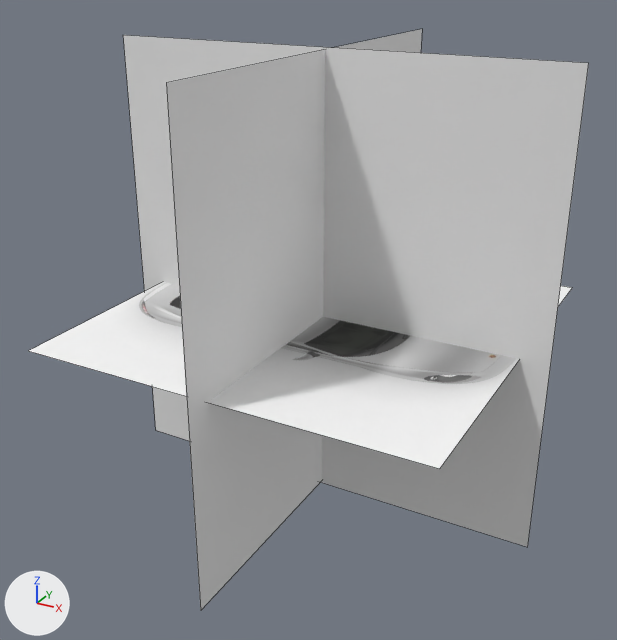
What one commit did to the Blender file Porsche paint model/Paint_tester8.blend.
Both versions are drawn from a camera (50 mm lens) standing at (0.0924, -0.1757, 0.0783) and looking at (-0.0017, -0.0045, -0.0072). The axes (+X, +Y, +Z) are drawn at lower left. The lights are the same throughout. Mesh edges are drawn as thin lines.

The older version as bpy lines, for what is in view:
```python
me_plane = bpy.data.meshes.new('Plane')
me_plane.from_pydata(...)  # 177 vertices, 150 faces; spans x -2.53..2.65, y 0.0..1.04, z -1.5..-0.11
me_plane.polygons.foreach_set('use_smooth', [True] * 150)
me_plane.materials.append(mat_material)  # white #ffffff
me_plane_001 = bpy.data.meshes.new('Plane.001')
me_plane_001.from_pydata(...)  # 4 vertices, 1 face; spans x -1.0..1.0, y -1.0..1.0, z 0.0
me_plane_001.materials.append(mat_material_002)  # picture img_3k6ybuan_jpg
me_plane_002 = bpy.data.meshes.new('Plane.002')
me_plane_002.from_pydata([(-1.0, -1.0, 0.0), (1.0, -1.0, 0.0), (-1.0, 1.0, 0.0), (1.0, 1.0, 0.0)], [], [(0, 1, 3, 2)])
me_plane_003 = bpy.data.meshes.new('Plane.003')
me_plane_003.from_pydata([(-1.0, -1.0, 0.0), (1.0, -1.0, 0.0), (-1.0, 1.0, 0.0), (1.0, 1.0, 0.0)], [], [(0, 1, 3, 2)])
ob_paint_tester = bpy.data.objects.new('Paint_tester', me_plane)
ob_paint_tester.location = (0.0, 0.0, 0.0214)
ob_paint_tester.scale = (0.0194, 0.0194, 0.0194)
_m = ob_paint_tester.modifiers.new('Mirror', 'MIRROR')
_m.use_axis = (False, True, False)
_m.use_bisect_axis = (False, True, False)
_m.use_clip = True
ob_paint_tester.hide_set(True)  # wire or fog, not drawn
ob_plane = bpy.data.objects.new('Plane', me_plane_001)
ob_plane.location = (0.0, 0.0, -0.0077)
ob_plane.scale = (0.0504, -0.0505, 0.0462)
ob_plane_001 = bpy.data.objects.new('Plane.001', me_plane_002)
ob_plane_001.location = (0.0, 0.0, 0.0)
ob_plane_001.rotation_euler = (-1.571, 0.0, 0.0)  # degrees (-90, 0, 0)
ob_plane_001.scale = (0.0573, -0.0575, 0.0573)
ob_plane_002 = bpy.data.objects.new('Plane.002', me_plane_003)
ob_plane_002.location = (0.0, 0.0, 0.0)
ob_plane_002.rotation_euler = (-1.571, 0.0, -1.571)  # degrees (-90, 0, -90)
ob_plane_002.scale = (0.0573, 0.057, 0.0573)
```
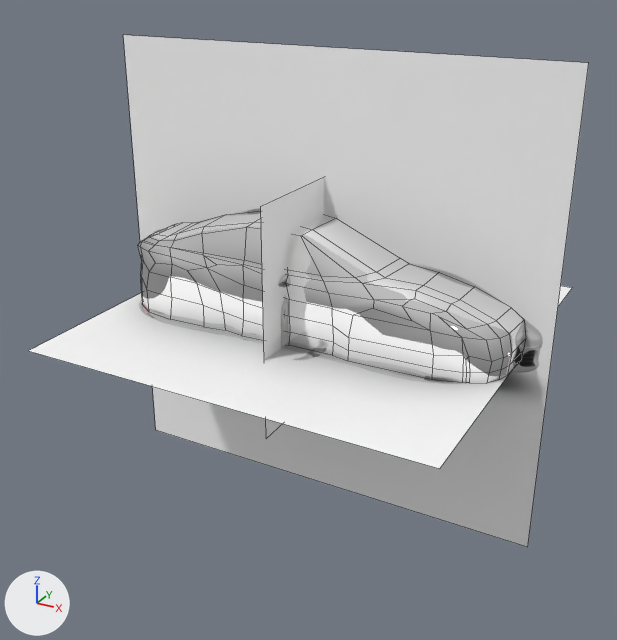
Changed parts and their boxes (x1, y1, x2, y2) in the pictures (617 x 640 px; the box of a moved part takes in the faces that stretch with it):
'Plane.001', recoloured: (123, 35, 589, 547) in both
'Plane.002', recoloured, rescaled: before (166, 29, 422, 610); after (261, 177, 324, 438)
'Paint_tester', shown: after (138, 211, 526, 383)
part 1 of me_plane, moved or reshaped (not visible before): after (140, 275, 290, 345)
part 2 of me_plane, moved or reshaped (not visible before): after (447, 304, 486, 329)
part 3 of me_plane, moved or reshaped (not visible before): after (362, 278, 459, 311)
part 4 of me_plane, moved or reshaped (not visible before): after (386, 264, 474, 300)
part 5 of me_plane, moved or reshaped (not visible before): after (440, 287, 511, 340)
part 6 of me_plane, moved or reshaped (not visible before): after (141, 223, 181, 242)

Patch to the scene script:
```diff
--- a/Porsche paint model/Paint_tester8.blend.py
+++ b/Porsche paint model/Paint_tester8.blend.py
@@ img_v97nu1dx_jpg @@
+img_v97nu1dx_jpg = load_image('v97nu1dx.jpg', 'v97nu1dx.jpg', 2000, 2000, 'sRGB')
@@ img_jqro76cs_jpg @@
+img_jqro76cs_jpg = load_image('jqro76cs.jpg', 'jqro76cs.jpg', 2000, 2000, 'sRGB')
@@ mat_material_003 @@
+mat_material_003 = principled_material('Material.003')
+mat_material_003.texture = img_v97nu1dx_jpg
@@ mat_material_004 @@
+mat_material_004 = principled_material('Material.004')
+mat_material_004.texture = img_jqro76cs_jpg
@@ me_plane @@
 me_plane.from_pydata(...)  # 177 vertices, 150 faces; spans x -2.53..2.65, y 0.0..1.04, z -1.5..-0.11
 # used by ob_paint_tester; location = (0.0, 0.0, 0.0214); scale = (0.0194, 0.0194, 0.0194)
-me_plane.vertices[11].co = (-2.3, 0.0, -0.56)
-me_plane.vertices[37].co = (-2.41, 0.0, -0.54)  # pixel (169, 219)
-me_plane.vertices[40].co = (-2.41, 0.56, -0.54)
-me_plane.vertices[101].co = (-2.3, 0.56, -0.56)
-me_plane.vertices[164].co = (-2.29, 0.0, -0.56)
-me_plane.vertices[168].co = (-2.29, 0.56, -0.56)
+# me_plane part 1: all 13 vertices in x -2.4..-0.61, y 0.0..1.04, z -1.48..-1.44 are scaled about their middle by (1, 1, 0.254), then moved by (0.0, 0.0, -0.03)
+# me_plane part 2: the 1 vertex in x 1.94, y 0.79, z -0.68 is moved by (0.0, 0.0, -0.05)
+# me_plane part 3: the 1 vertex in x 1.52, y 0.65, z -0.66 is moved by (0.0, 0.0, 0.04)
+# me_plane part 4: all 2 vertices in x 1.54..1.55, y 0.0..0.48, z -0.66 are moved by (0.0, 0.0, 0.05)
+# me_plane part 5: all 4 vertices in x 1.88..2.0, y 0.0..0.87, z -0.84..-0.76 are moved by (0.0, 0.0, 0.06)
+# me_plane part 6
+me_plane.vertices[11].co = (-2.32, 0.0, -0.6)  # pixel (175, 224)
+me_plane.vertices[37].co = (-2.35, 0.0, -0.63)  # pixel (173, 226)
+me_plane.vertices[40].co = (-2.35, 0.56, -0.63)
+me_plane.vertices[101].co = (-2.32, 0.56, -0.6)
+me_plane.vertices[164].co = (-2.28, 0.0, -0.58)  # pixel (177, 223)
+me_plane.vertices[168].co = (-2.28, 0.56, -0.58)
 me_plane.materials.append(mat_material)
@@ me_plane_002 @@
 me_plane_002.from_pydata(...)  # 4 vertices, 1 face; spans x -1.0..1.0, y -1.0..1.0, z 0.0
+me_plane_002.materials.append(mat_material_004)  # picture img_jqro76cs_jpg
@@ me_plane_003 @@
 me_plane_003.from_pydata(...)  # 4 vertices, 1 face; spans x -1.0..1.0, y -1.0..1.0, z 0.0
+me_plane_003.materials.append(mat_material_003)  # picture img_v97nu1dx_jpg
@@ ob_paint_tester @@
 _m = ob_paint_tester.modifiers.new('Mirror', 'MIRROR')
 _m.use_clip = True
-ob_paint_tester.hide_set(True)  # wire or fog, not drawn
@@ ob_plane_002 @@
 ob_plane_002.rotation_euler = (-1.571, 0.0, -1.571)  # degrees (-90, 0, -90)
-ob_plane_002.scale = (0.0573, 0.057, 0.0573)
+ob_plane_002.scale = (0.0284, 0.0282, 0.0284)
```
